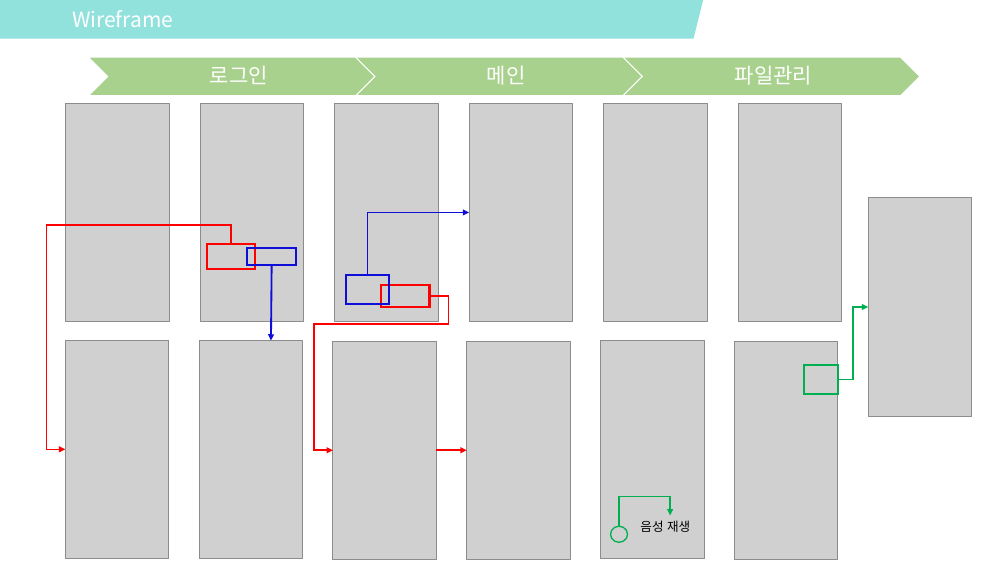
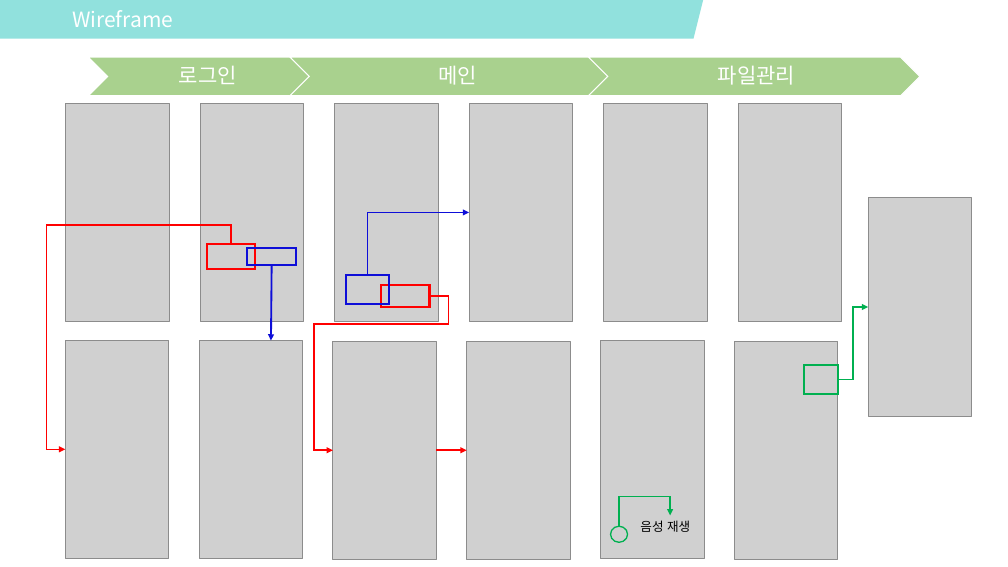
Before and after one commit to kang-seongbeom/Easy-Application, a slide deck: slide 6 of TaskFlow.pptx. Drawn at 1008x567 pixels with LibreOffice and Linux fonts; fonts in the diff are those of the drawing; grey boxes stand for pictures. Boxes give left, top, right and bottom in pixels: in the first picture for what was removed or moved away, otherwise in the second. Text is boxed around its words. In the diff, an @@ line names an element or a change of style, - is before the commit and + after.

```diff
--- a/TaskFlow.pptx
+++ b/TaskFlow.pptx
@@ chevron: place and size @@
-chevron at box(88, 57, 386, 96)
+chevron at box(88, 57, 324, 96)
@@ text "로그인": place and size @@
-text "로그인" at box(210, 66, 268, 84)
+text "로그인" at box(179, 66, 237, 84)
@@ chevron: place and size @@
-chevron at box(355, 57, 653, 96)
+chevron at box(290, 57, 622, 96)
@@ text "메인": place and size @@
-text "메인" at box(487, 65, 526, 85)
+text "메인" at box(439, 65, 478, 85)
@@ chevron: place and size @@
-chevron at box(623, 57, 920, 96)
+chevron at box(588, 57, 920, 96)
@@ text "파일관리": place and size @@
-text "파일관리" at box(735, 65, 812, 85)
+text "파일관리" at box(718, 65, 795, 85)
```
Also in this commit, not shown: 1 other slide changed.
